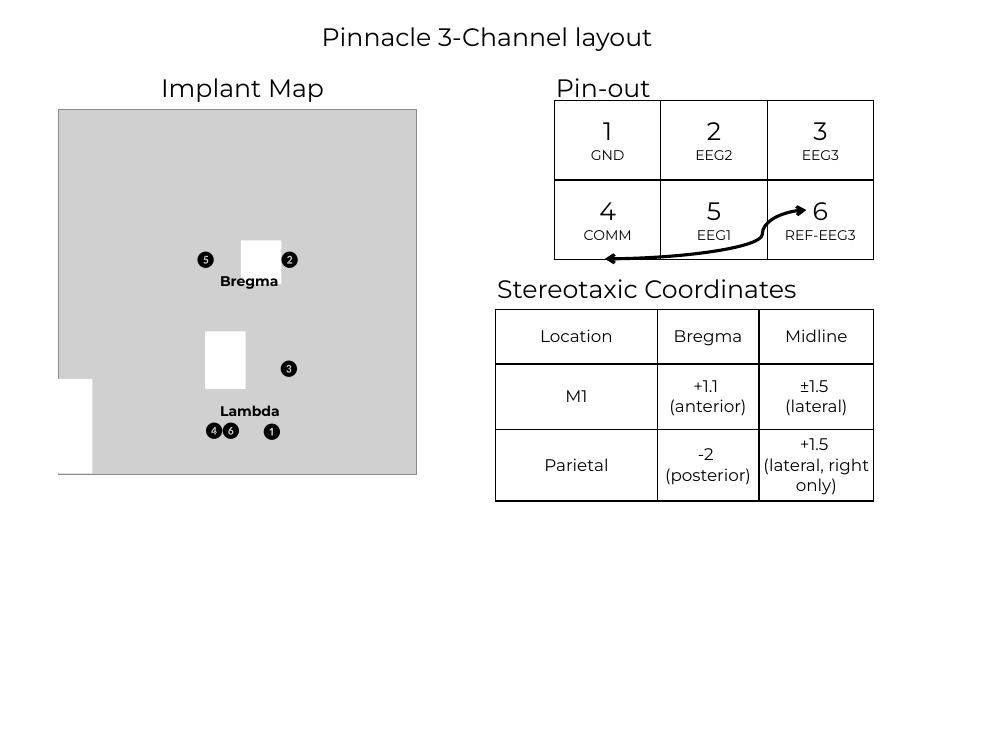
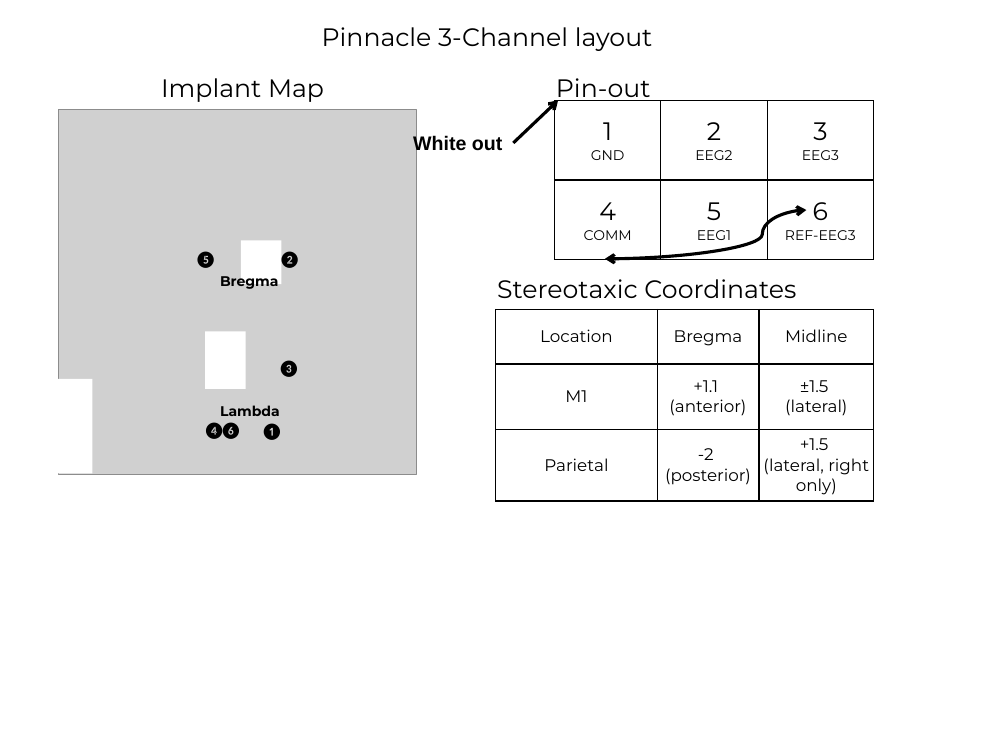
Before and after one commit to korkam/KamLab, a slide deck: slide 1 of _Experiments/_PROTOCOLs/_Surgery/_templates/M1-PC layout.pptx. Drawn at 1008x756 pixels with LibreOffice and Linux fonts; fonts in the diff are those of the drawing; grey boxes stand for pictures. Boxes give left, top, right and bottom in pixels: in the first picture for what was removed or moved away, otherwise in the second. Text is boxed around its words. In the diff, an @@ line names an element or a change of style, - is before the commit and + after.

```diff
--- a/_Experiments/_PROTOCOLs/_Surgery/_templates/M1-PC layout.pptx
+++ b/_Experiments/_PROTOCOLs/_Surgery/_templates/M1-PC layout.pptx
@@ arrow added from (513, 143) to (558, 101), #000000 2.25 pt @@
@@ text added at (x1=413, y1=135, x2=502, y2=155), 14 pt, text #000000, bold @@
+White out
```
Also in this commit, not shown: 4 other files.
